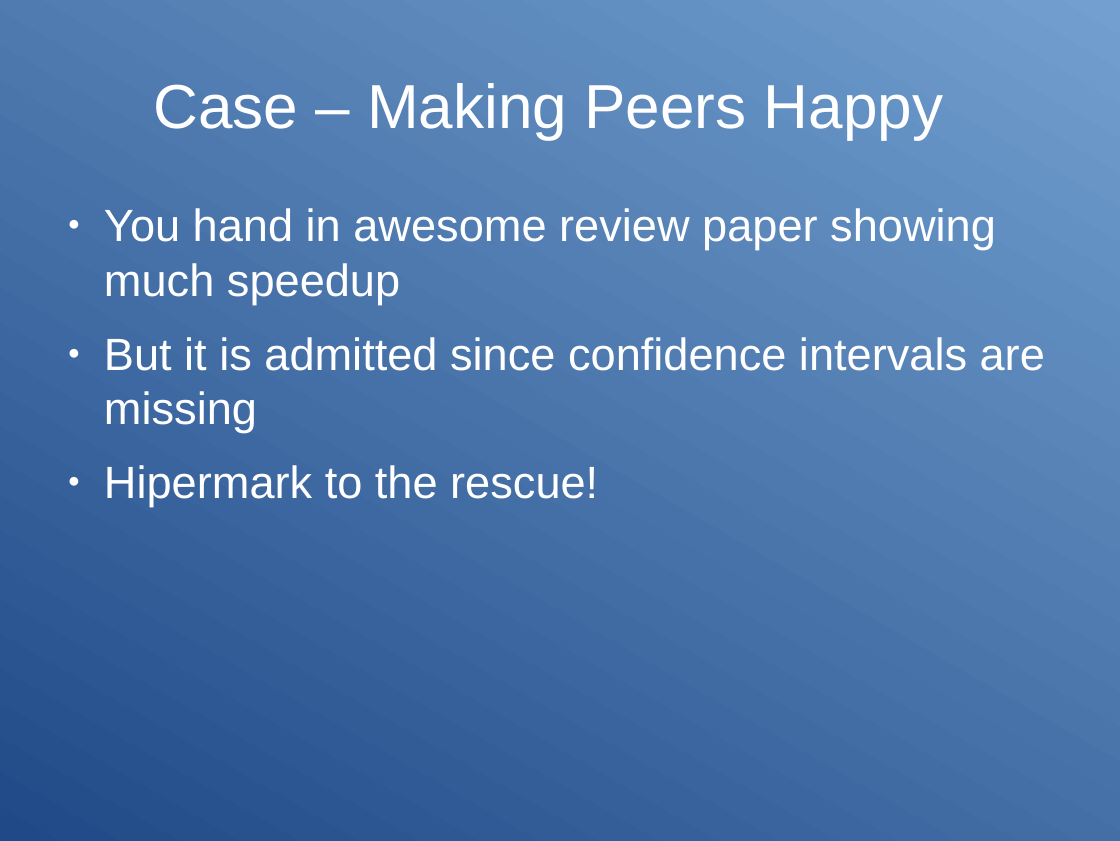
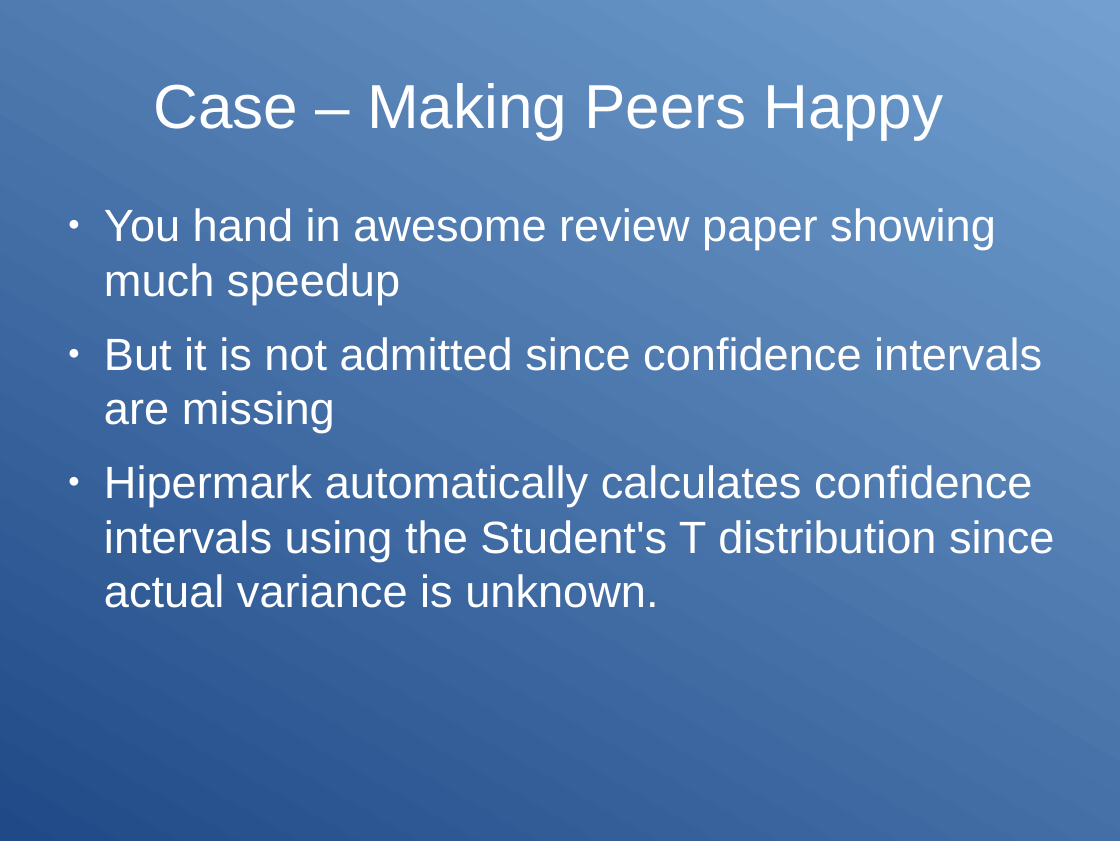
Before and after one commit to HIPERFIT/hipermark, a slide deck: slide 12 of presentation/presentation.odp (slide 10 before the commit). Drawn at 1120x841 pixels with LibreOffice and Linux fonts; fonts in the diff are those of the drawing. Boxes give left, top, right and bottom in pixels: in the first picture for what was removed or moved away, otherwise in the second. Text is boxed around its words. In the diff, an @@ line names an element or a change of style, - is before the commit and + after.

```diff
--- a/presentation/presentation.odp
+++ b/presentation/presentation.odp
@@ text at [104, 337, 1054, 608]: text changed @@
-● But it is admitted since confidence intervals are missing
-● Hipermark to the rescue!
+● But it is not admitted since confidence intervals are missing
+● Hipermark automatically calculates confidence intervals using the Student's T distribution since actual variance is unknown.
```
Also in this commit, not shown: 1 other slide changed, 3 slides added, 3 slides removed, 2 other files.
